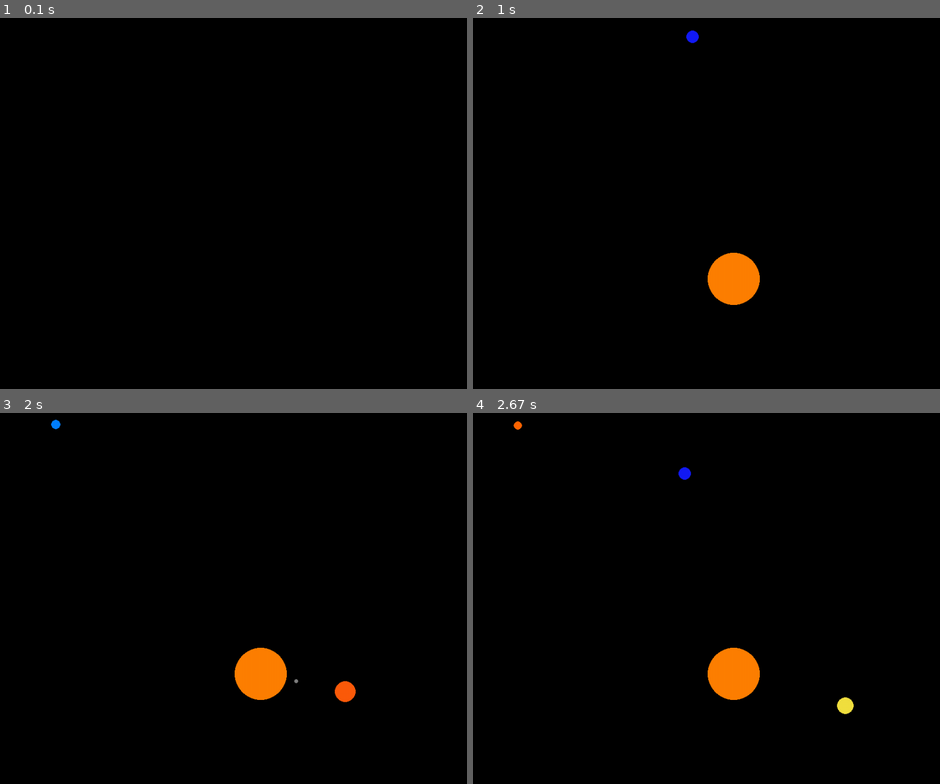
Above: before the commit, frames 1-4 (two rows, left to right).
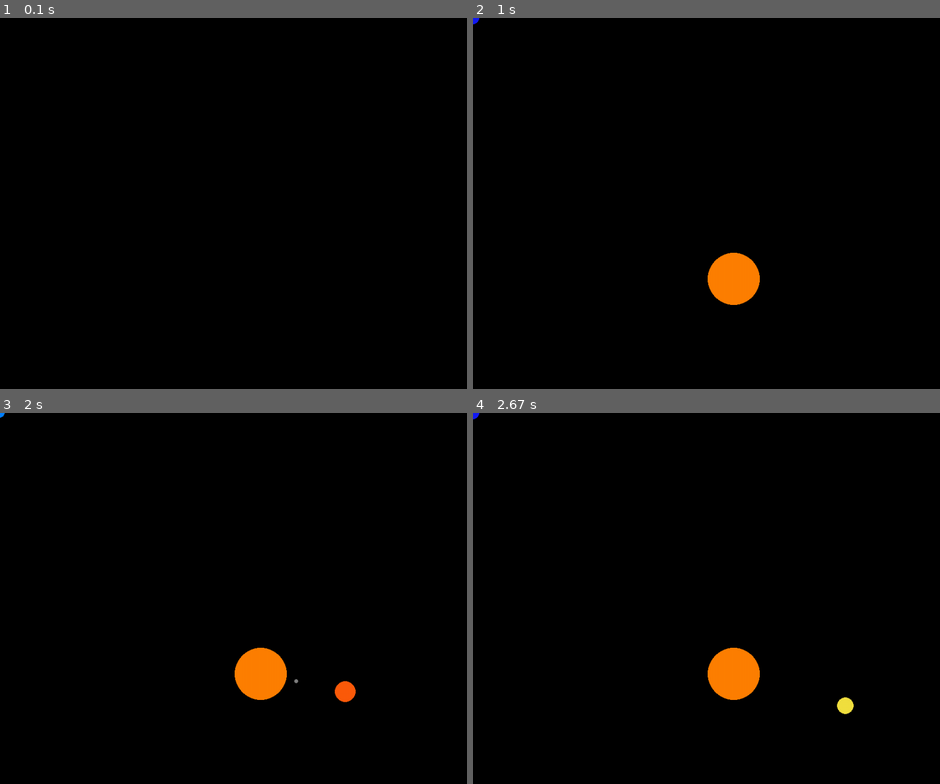
Above: after the commit, the same moments.

Repository: myhotchoc/Space-Simulator
Game: pygame game, started from Pygame Environmetnt.py
Same seed, same stepped clock (60 frames per second), same inputs: the game is played once before the commit and once after it.
Inputs:
- Up to frame 1 (0.1 s): no input
- Up to frame 2 (1 s): no input
- Up to frame 3 (2 s): no input
- Up to frame 4 (2.67 s): no input

Frame 1 is identical in both runs. In frame 2, less than 0.1% of the frame differs, in the area x 0-49%, y 0-7%; in frame 3, less than 0.1%; in frame 4, 0.1%, in the area x 0-47%, y 0-19%.

Commit message:
Update Pygame Environmetnt.py

Diff:
--- a/Pygame Environmetnt.py
+++ b/Pygame Environmetnt.py
@@ -78,8 +78,8 @@
         ##why is this self. and not just planet???
 
     def movePlanet(self, theta, changing):
-        delta_x = int(((self.orbital_dist ) * math.cos(theta)) + centre[0] * changing)
-        delta_y = int(((self.orbital_dist ) * math.sin(theta)) + centre[1] * changing)
+        delta_x = int((((self.orbital_dist ) * math.cos(theta)) + centre[0]) * changing)
+        delta_y = int((((self.orbital_dist ) * math.sin(theta)) + centre[1]) * changing)
 
         planet_pos = (delta_x, delta_y)
 
